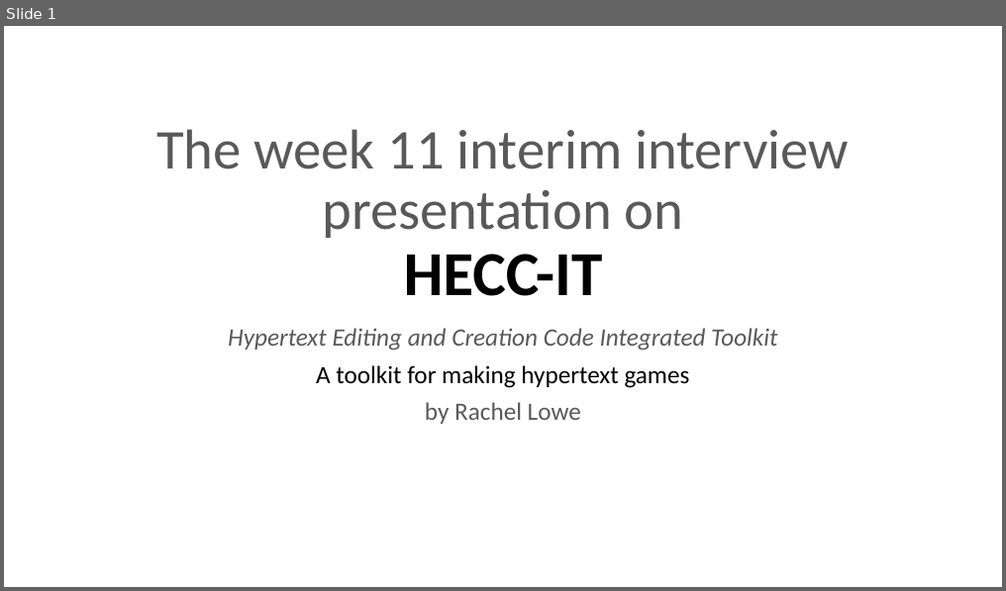
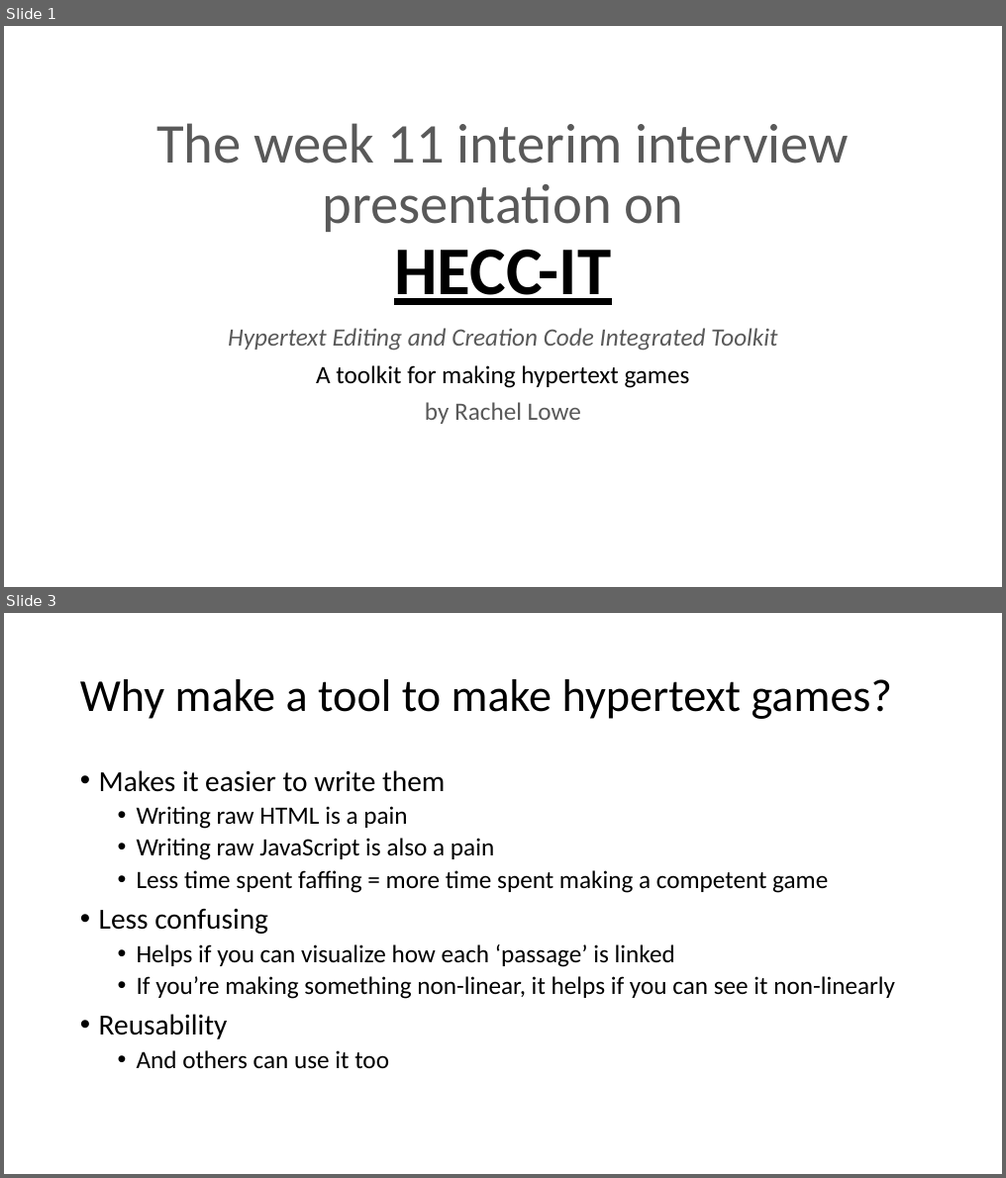
Before and after one commit to 11BelowStudio/HECC-IT, a slide deck: Reports n such/Week 11 Presentation.pptx. Shown one above the other, each under a label of ours: slide 1 before the commit, slides 1 and 3 after it; the slides between them are not shown. The pictures are 1006x591 and 1006x1178 pixels, drawn with LibreOffice and Linux fonts; fonts in the diff are those of the drawing. Boxes give left, top, right and bottom in pixels: in the first picture for what was removed or moved away, otherwise in the second. Text is boxed around its words. In the diff, an @@ line names an element or a change of style, - is before the commit and + after.

```diff
--- a/Reports n such/Week 11 Presentation.pptx
+++ b/Reports n such/Week 11 Presentation.pptx
@@ slide 3 added at bbox=[4, 613, 1002, 1174], background #FFFFFF @@
@@ title added at bbox=[80, 679, 892, 719], 44 pt, text #000000 @@
+Why make a tool to make hypertext games?
@@ text added at bbox=[99, 770, 895, 1069], 24 pt, text #000000 @@
+• Makes it easier to write them
+  • Writing raw HTML is a pain
+  • Writing raw JavaScript is also a pain
+  • Less time spent faffing = more time spent making a competent game
+• Less confusing
+  • Helps if you can visualize how each ‘passage’ is linked
+  • If you’re making something non-linear, it helps if you can see it non-linearly
+• Reusability
+  • And others can use it too
@@ slide 1 changed as well @@
@@ title "The week 11 interim interview ..." at bbox=[156, 123, 848, 305]: size 60.3 to 65.7 pt, underline on in "HECC-IT" @@
```
Also in this commit, not shown: 9 other slides changed, 7 other slides added, 1 slide removed, 2 other files.
